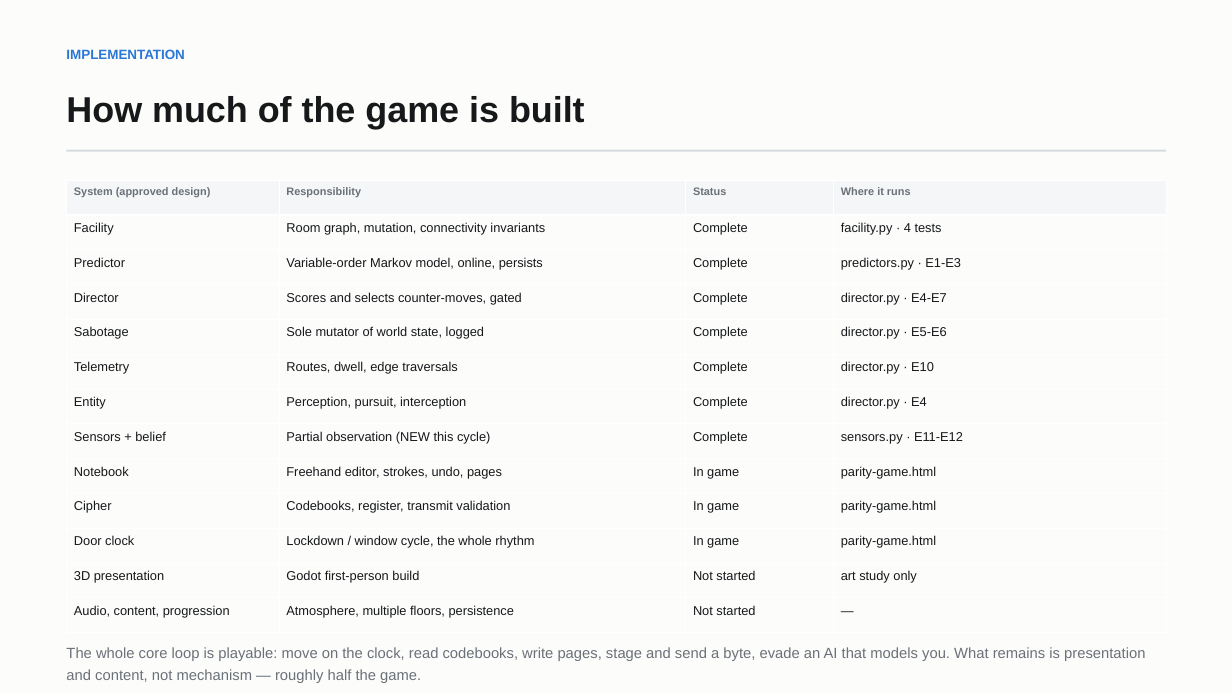
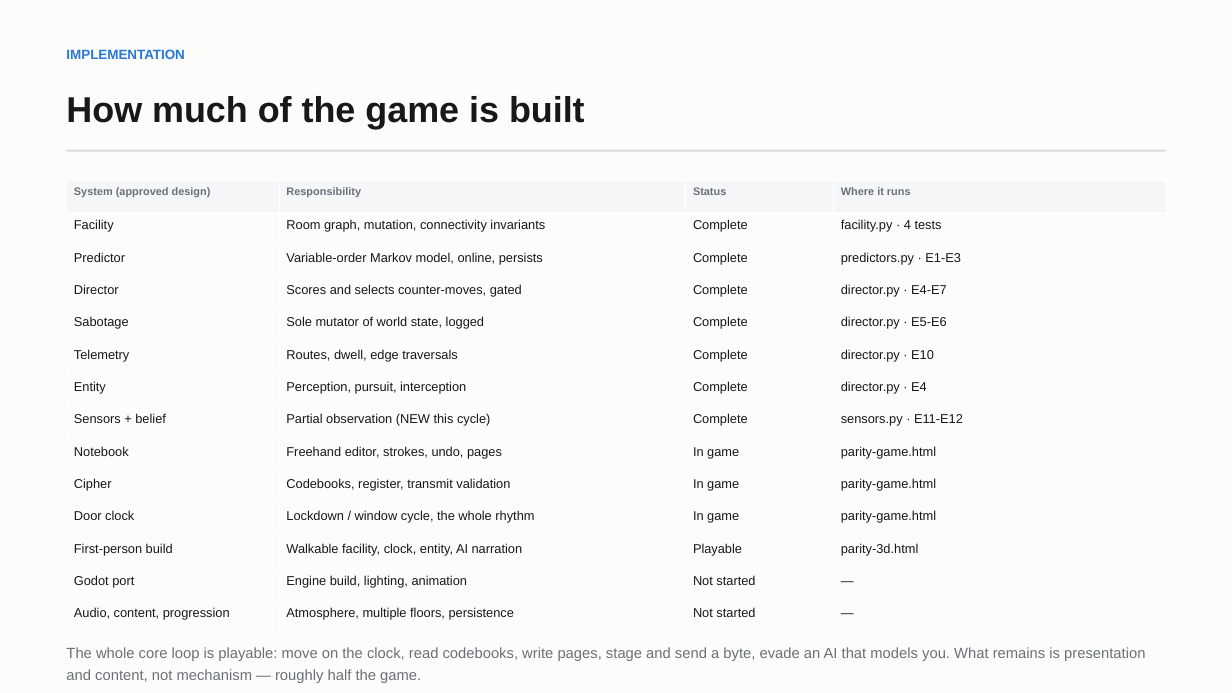
Before and after one commit to Sh1v4mKum4r/parity, a slide deck: slide 6 of docs/PARITY-review3-deck.pptx (slide 5 before the commit). Drawn at 1232x693 pixels with LibreOffice and Linux fonts; fonts in the diff are those of the drawing. Boxes give left, top, right and bottom in pixels: in the first picture for what was removed or moved away, otherwise in the second. Text is boxed around its words. In the diff, an @@ line names an element or a change of style, - is before the commit and + after.

```diff
--- a/docs/PARITY-review3-deck.pptx
+++ b/docs/PARITY-review3-deck.pptx
@@ table at (67,180,1166,633) @@
-row 12: 3D presentation | Godot first-person build | Not started | art study only
+row 12: First-person build | Walkable facility, clock, entity, AI narration | Playable | parity-3d.html
+row 13: Godot port | Engine build, lighting, animation | Not started | —
```
Also in this commit, not shown: 2 other slides changed, 1 slide added, 6 other files.
